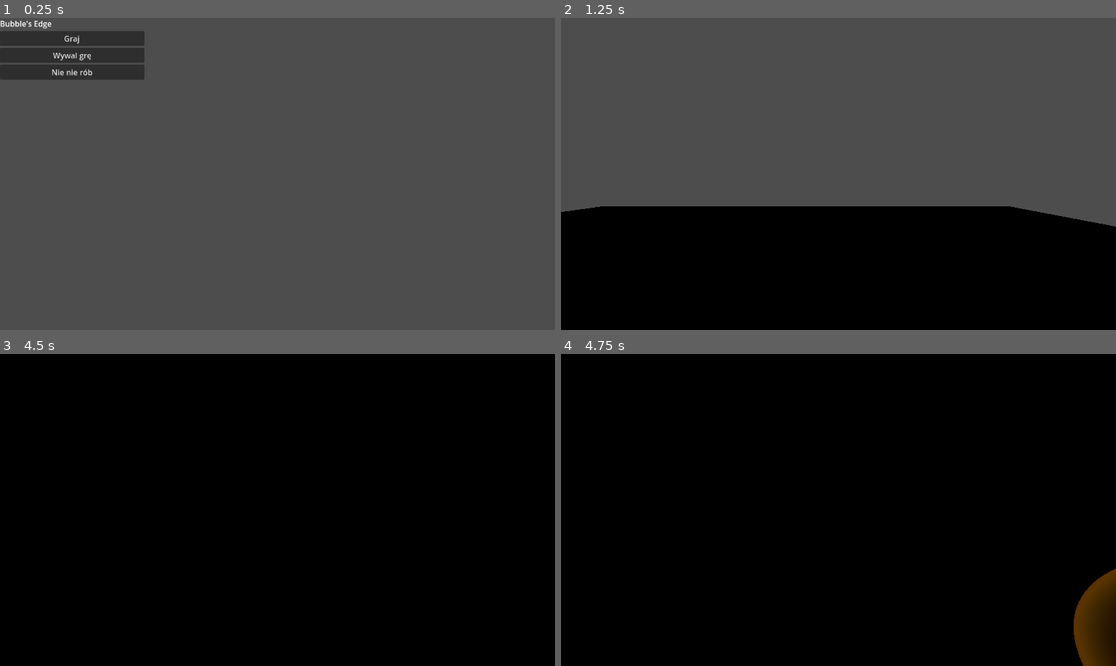
Above: before the commit, frames 1-4 (two rows, left to right).
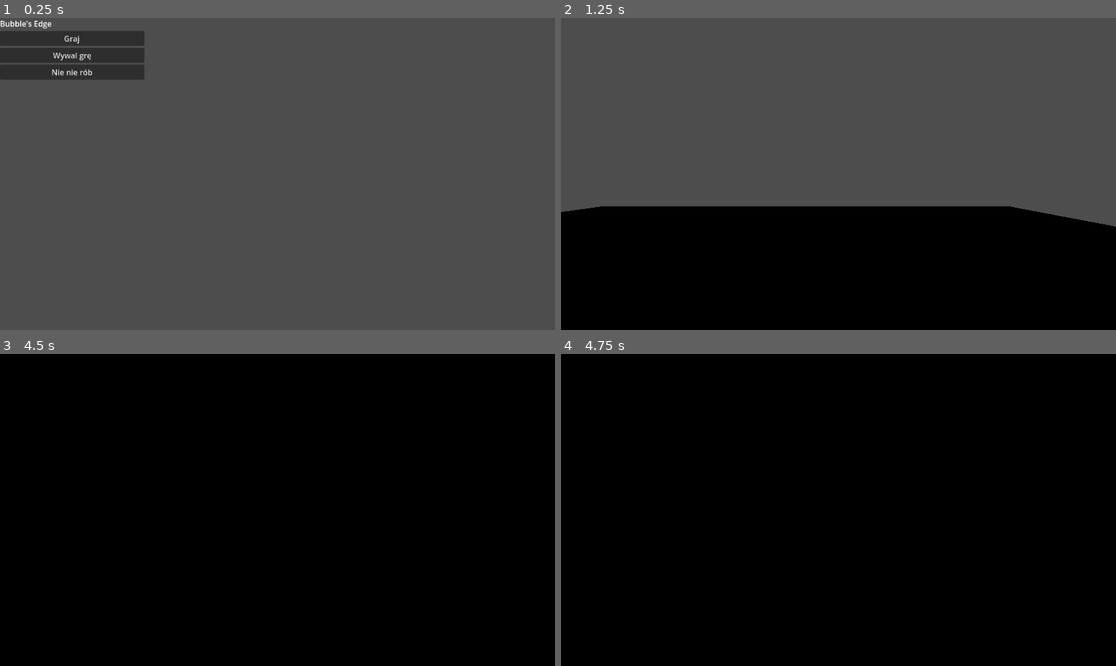
Above: after the commit, the same moments.

Repository: PieroganoReggiano/Bul-bul-myslenia
Game: Godot game, scene res://korzen.tscn
Two runs of this game, one before a commit and one after it. Both use one fixed random seed, a clock stepped at 60 frames per second and the inputs below.
Inputs (mouse positions are in pixels of both pictures, inside the frame that each line leads up to):
- Up to frame 1 (0.25 s): no input
- Up to frame 2 (1.25 s): click "Graj" at 0.5 s
- Up to frame 3 (4.5 s): tap Enter at 1.25, 2.75, 4.25 s; move the mouse to (305, 510) at 1.27 s; hold C (move_crouch) 1.28-2.03 s; hold Up (move_forward) from 1.28 s (still down); tap Space (move_jump) at 1.52, 2, 2.27, 3.5, 3.77 s; move the mouse to (249, 510) at 2.02 s; tap Shift (move_speed) at 2.1, 3.6 s; move the mouse to (288, 503) at 2.77 s; hold C (move_crouch) 2.78-3.53 s; move the mouse to (271, 516) at 3.52 s; move the mouse to (316, 513) at 4.27 s; hold C (move_crouch) from 4.28 s (still down)
- Up to frame 4 (4.75 s): keep holding Up (move_forward); keep holding C (move_crouch); tap Space (move_jump) at 4.52 s

Frames 1-3 are identical in both runs. In frame 4, 1.9% of the frame differs, in the area x 92-100%, y 68-100%.

Commit message:
Initial bubbles logic WIP

Diff:
--- a/sceny/arena_1.tscn
+++ b/sceny/arena_1.tscn
@@ -1,12 +1,34 @@
-[gd_scene load_steps=4 format=3 uid="uid://p3dgkuct271i"]
+[gd_scene load_steps=9 format=3 uid="uid://p3dgkuct271i"]
 
 [ext_resource type="PackedScene" uid="uid://ck5h0es50dt5v" path="res://sceny/bombel.tscn" id="1_c113w"]
+[ext_resource type="Script" path="res://skrypty/rigid_body_3d.gd" id="2_1vr84"]
 
 [sub_resource type="BoxShape3D" id="BoxShape3D_d4eis"]
 size = Vector3(20, 1, 20)
 
 [sub_resource type="BoxMesh" id="BoxMesh_61xi8"]
 size = Vector3(20, 1, 20)
+
+[sub_resource type="GDScript" id="GDScript_g55te"]
+script/source = "extends RigidBody3D
+
+
+# Called when the node enters the scene tree for the first time.
+func _ready() -> void:
+	pass # Replace with function body.
+
+
+# Called every frame. 'delta' is the elapsed time since the previous frame.
+func _process(delta: float) -> void:
+	pass
+"
+
+[sub_resource type="BoxMesh" id="BoxMesh_txlyn"]
+
+[sub_resource type="StandardMaterial3D" id="StandardMaterial3D_b1lar"]
+albedo_color = Color(1, 0.227451, 1, 1)
+
+[sub_resource type="BoxShape3D" id="BoxShape3D_4syns"]
 
 [node name="Arena1" type="Node3D"]
 
@@ -20,6 +42,22 @@
 
 [node name="Bombel" parent="." instance=ExtResource("1_c113w")]
 transform = Transform3D(1, 0, 0, 0, 1, 0, 0, 0, 1, 0, 3.83749, 0)
+script = SubResource("GDScript_g55te")
 
 [node name="PlayerSpawn" type="Node3D" parent="."]
 transform = Transform3D(1, 0, 0, 0, 1, 0, 0, 0, 1, 1.60662, 1, 0)
+
+[node name="RigidBody3D" type="RigidBody3D" parent="."]
+transform = Transform3D(1, 0, 0, 0, 1, 0, 0, 0, 1, 0.487344, 1.8057, 0.118871)
+contact_monitor = true
+max_contacts_reported = 128
+script = ExtResource("2_1vr84")
+
+[node name="CSGMesh3D" type="CSGMesh3D" parent="RigidBody3D"]
+transform = Transform3D(0.4, 0, 0, 0, 0.4, 0, 0, 0, 0.4, 0, 0, 0)
+mesh = SubResource("BoxMesh_txlyn")
+material = SubResource("StandardMaterial3D_b1lar")
+
+[node name="CollisionShape3D" type="CollisionShape3D" parent="RigidBody3D"]
+transform = Transform3D(0.4, 0, 0, 0, 0.4, 0, 0, 0, 0.4, -0.0205533, 0, 0)
+shape = SubResource("BoxShape3D_4syns")
--- a/sceny/bombel.tscn
+++ b/sceny/bombel.tscn
@@ -1,5 +1,6 @@
-[gd_scene load_steps=5 format=3 uid="uid://ck5h0es50dt5v"]
+[gd_scene load_steps=6 format=3 uid="uid://ck5h0es50dt5v"]
 
+[ext_resource type="Script" path="res://skrypty/bombel.gd" id="1_7dif0"]
 [ext_resource type="Shader" uid="uid://bwkahe1ytac2l" path="res://S_Bombel.tres" id="1_s067v"]
 
 [sub_resource type="SphereShape3D" id="SphereShape3D_eltx0"]
@@ -11,6 +12,9 @@
 shader = ExtResource("1_s067v")
 
 [node name="Bombel" type="RigidBody3D"]
+contact_monitor = true
+max_contacts_reported = 128
+script = ExtResource("1_7dif0")
 
 [node name="CollisionShape3D" type="CollisionShape3D" parent="."]
 shape = SubResource("SphereShape3D_eltx0")
@@ -18,3 +22,6 @@
 [node name="MeshInstance3D" type="MeshInstance3D" parent="."]
 mesh = SubResource("SphereMesh_sqddt")
 surface_material_override/0 = SubResource("ShaderMaterial_joc5n")
+
+[connection signal="body_entered" from="." to="." method="_on_body_entered"]
+[connection signal="body_shape_entered" from="." to="." method="_on_body_shape_entered"]
--- /dev/null
+++ b/skrypty/bombel.gd
@@ -0,0 +1,21 @@
+extends RigidBody3D
+
+
+# Called when the node enters the scene tree for the first time.
+func _ready() -> void:
+	pass # Replace with function body.
+
+
+# Called every frame. 'delta' is the elapsed time since the previous frame.
+func _process(delta: float) -> void:
+	pass
+
+
+func _on_body_shape_entered(body_rid: RID, body: Node, body_shape_index: int, local_shape_index: int) -> void:
+	body.get_parent().remove_child(body)
+	add_child(body)
+
+
+func _on_body_entered(body: Node) -> void:
+	body.get_parent().remove_child(body)
+	add_child(body)
--- /dev/null
+++ b/skrypty/rigid_body_3d.gd
@@ -0,0 +1,11 @@
+extends RigidBody3D
+
+
+# Called when the node enters the scene tree for the first time.
+func _ready() -> void:
+	pass # Replace with function body.
+
+
+# Called every frame. 'delta' is the elapsed time since the previous frame.
+func _process(delta: float) -> void:
+	pass
